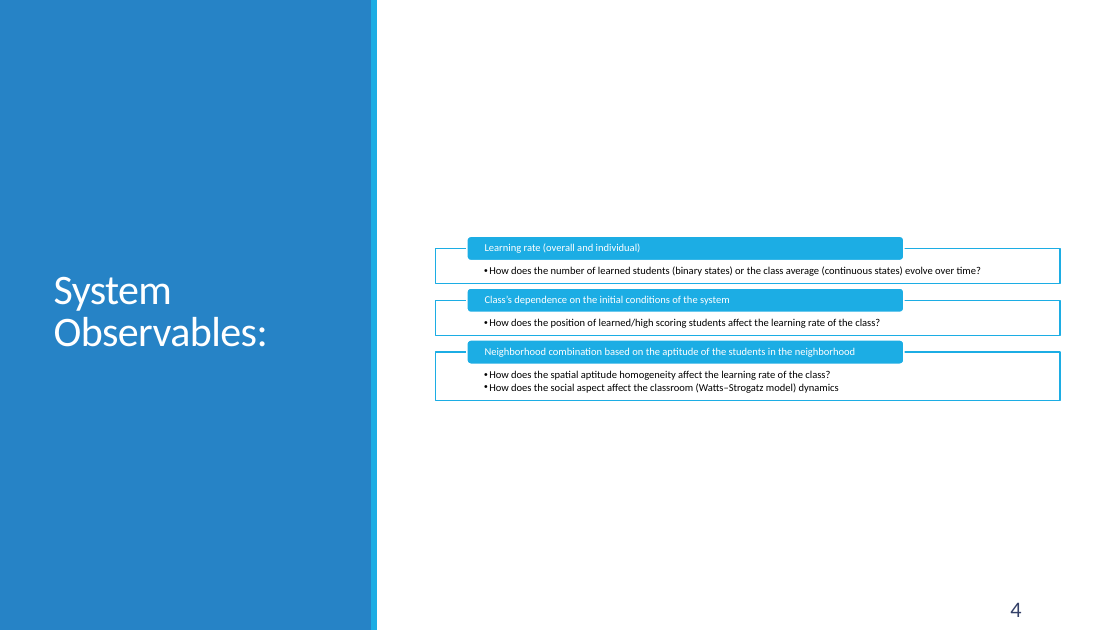
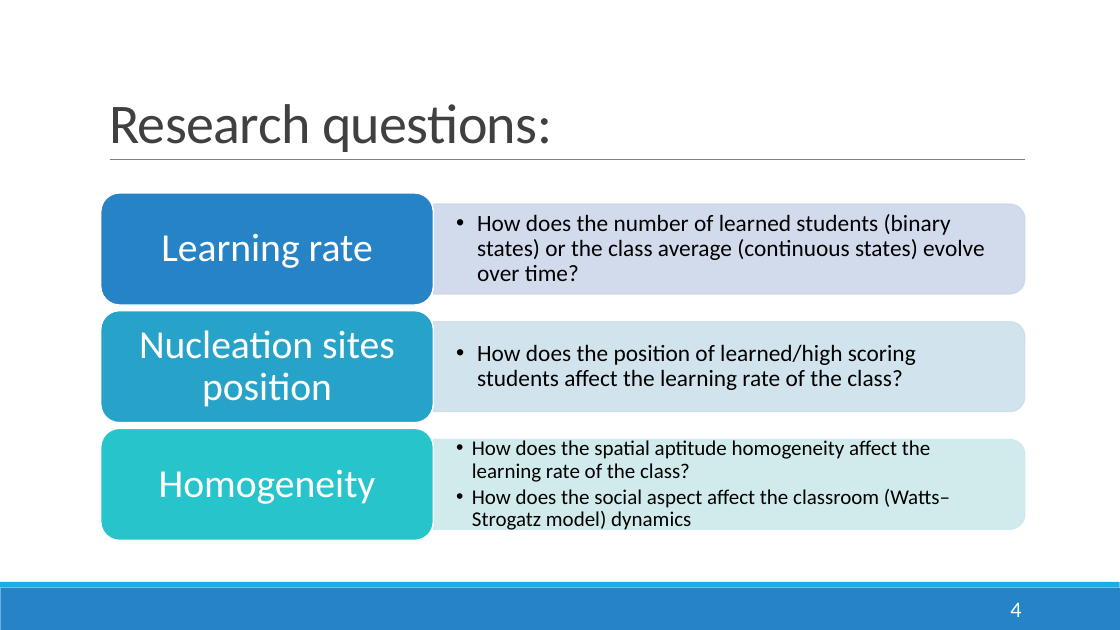
Before and after one commit to ioakimsy/BS-Thesis, a slide deck: slide 4 of documents/AY 23-24 1st Sem Progress Report.pptx. Drawn at 1120x630 pixels with LibreOffice and Linux fonts; fonts in the diff are those of the drawing. Boxes give left, top, right and bottom in pixels: in the first picture for what was removed or moved away, otherwise in the second. Text is boxed around its words. In the diff, an @@ line names an element or a change of style, - is before the commit and + after.

```diff
--- a/documents/AY 23-24 1st Sem Progress Report.pptx
+++ b/documents/AY 23-24 1st Sem Progress Report.pptx
@@ rectangle removed at [0, 0, 372, 630] @@
@@ rectangle removed at [1, 0, 1120, 630] @@
@@ rectangle removed at [371, 0, 377, 630] @@
@@ title added at [109, 104, 552, 152], 48 pt, text #404040 @@
+Research questions:
@@ line added from (110, 160) to (1026, 160), #808080 0.5 pt @@
@@ text "How does the number of ...": place and size @@
-text "How does the number of ..." at [489, 266, 981, 276]
+text "How does the number of ..." at [477, 214, 984, 281]
@@ text "How does the number of ..." at [477, 214, 984, 281]: size 9 to 20 pt; indent changed; more space between paragraphs; vertical alignment top to middle @@
@@ title removed at [54, 276, 268, 347] @@
-System Observables:
@@ text "How does the position of ..." at [477, 344, 916, 390]: size 9 to 20 pt; indent changed; more space between paragraphs; vertical alignment top to middle @@
@@ text "How does the position of ...": place and size @@
-text "How does the position of ..." at [489, 318, 880, 328]
+text "How does the position of ..." at [477, 344, 916, 390]
@@ group removed at [436, 236, 1060, 400]: 3 rectangles, 3 rounded rectangles, 3 texts @@
-Learning rate (overall and individual)
-Class’s dependence on the initial conditions of the system
-Neighborhood combination based on the aptitude of the students in the neighborhood
@@ text "How does the spatial aptitude ...": place and size @@
-text "How does the spatial aptitude ..." at [489, 370, 839, 393]
+text "How does the spatial aptitude ..." at [472, 440, 950, 533]
@@ text "How does the spatial aptitude ..." at [472, 440, 950, 533]: size 9 to 18 pt; indent changed; more space between paragraphs; vertical alignment top to middle @@
@@ group added at [101, 193, 1025, 540]: 3 round same rects, 3 rounded rectangles, 3 texts @@
+Learning rate
+Nucleation sites position
+Homogeneity
@@ page number at [1010, 602, 1021, 617]: text colour #344068 to #FFFFFF @@
```
Also in this commit, not shown: 5 other slides changed, 18 other files.
